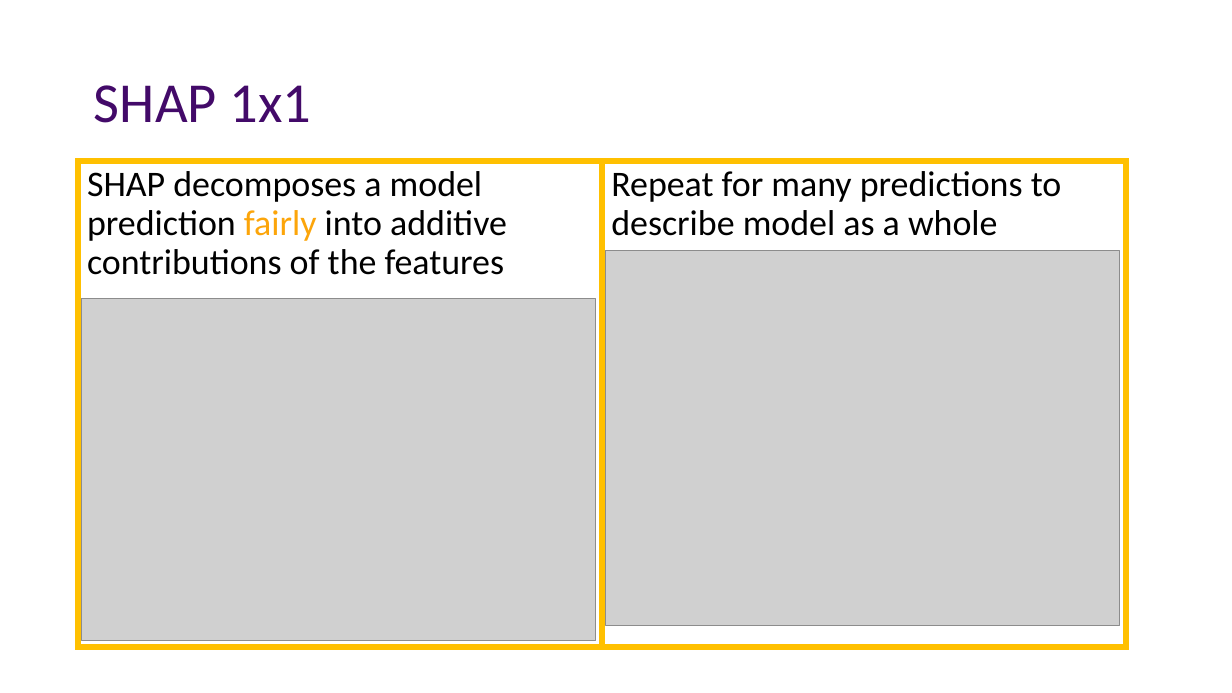
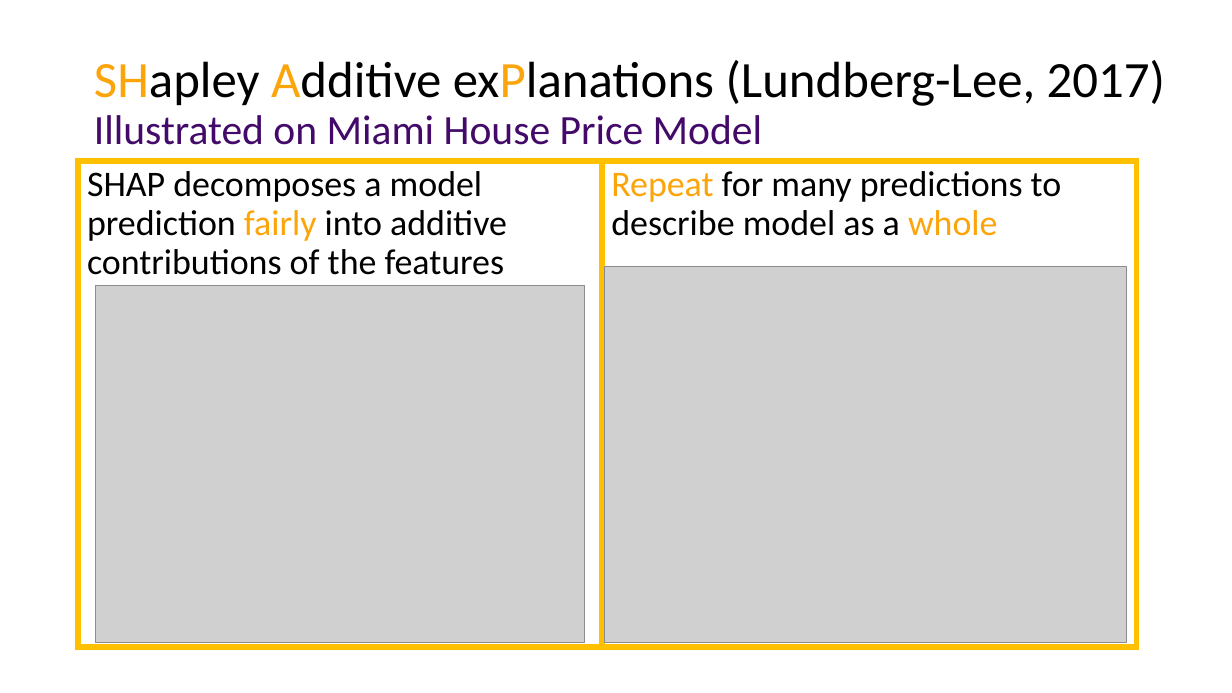
Before and after one commit to mayer79/demo_shapviz, a slide deck: slide 2 of SHAP in R.pptx (slide 3 before the commit). Drawn at 1232x693 pixels with LibreOffice and Linux fonts; fonts in the diff are those of the drawing; grey boxes stand for pictures. Boxes give left, top, right and bottom in pixels: in the first picture for what was removed or moved away, otherwise in the second. Text is boxed around its words. In the diff, an @@ line names an element or a change of style, - is before the commit and + after.

Commit message:
Update Slides

```diff
--- a/SHAP in R.pptx
+++ b/SHAP in R.pptx
@@ title at (94,60,1165,145): text changed; size 44 to 39.6 pt; text colour #430A69 to #000000 @@
-SHAP 1x1
+SHapley Additive exPlanations (Lundberg-Lee, 2017)
+Illustrated on Miami House Price Model
@@ rectangle "Repeat for many predictions to ...": place and size @@
-rectangle "Repeat for many predictions to ..." at (603,161,1127,647)
+rectangle "Repeat for many predictions to ..." at (603,161,1137,647)
@@ rectangle "Repeat for many predictions to ..." at (603,161,1137,647): text colour #000000 to #FCA50A in "Repeat whole" @@
@@ picture: place and size @@
-picture at (606,250,1120,626)
+picture at (604,267,1127,642)
@@ picture: place and size @@
-picture at (81,299,595,641)
+picture at (95,286,584,642)
```
Also in this commit, not shown: 2 other slides changed, 1 slide removed, 3 other files.
